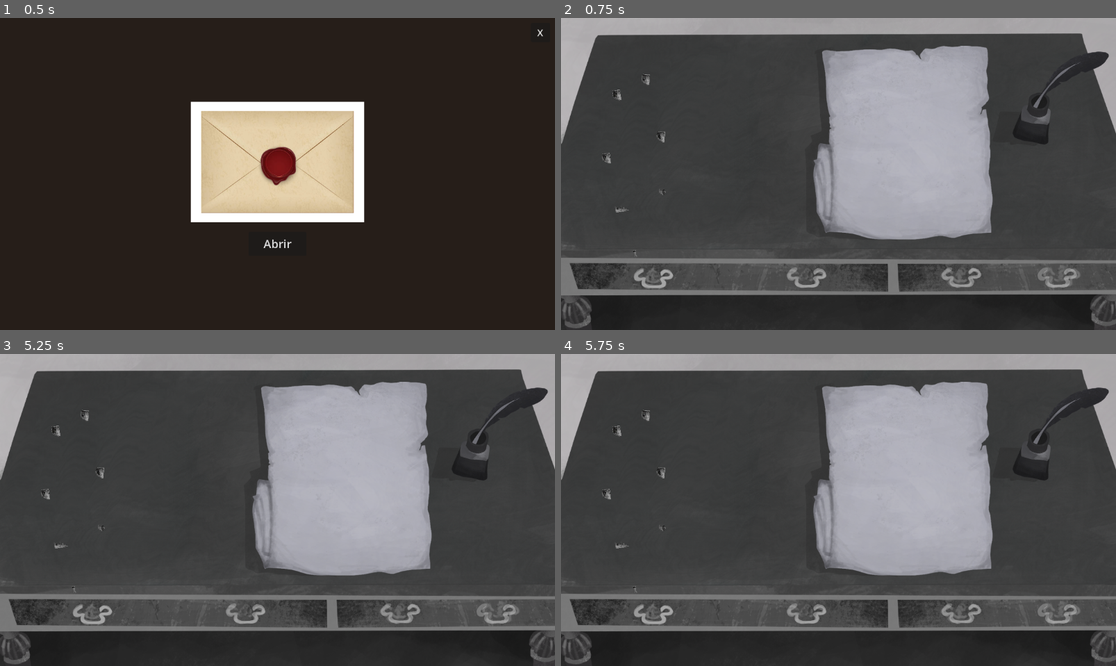
Above: before the commit, frames 1-4 (two rows, left to right).
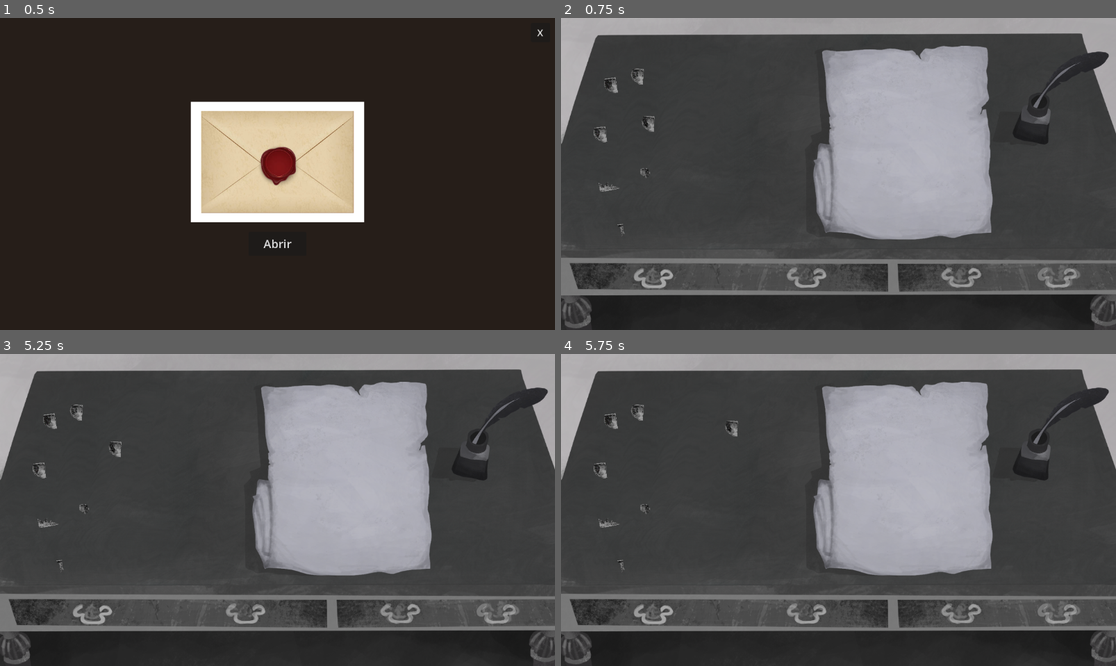
Above: after the commit, the same moments.

Repository: shiarauzo/Lima-game-jam-2026
Game: Godot game, scene res://scenes/main_menu.tscn
Two runs of this game, one before a commit and one after it. Both use one fixed random seed, a clock stepped at 60 frames per second and the inputs below.
Inputs (mouse positions are in pixels of both pictures, inside the frame that each line leads up to):
- Up to frame 1 (0.5 s): no input
- Up to frame 2 (0.75 s): click "Abrir" at 0.5 s
- Up to frame 3 (5.25 s): tap Enter at 1.25, 2.75, 4.25 s; move the mouse to (399, 494) at 1.27 s; click (399, 494) at 1.42 s; tap Space at 2, 3.5, 5 s; drag from (166, 525) to (249, 572) at 2.02 s; move the mouse to (333, 441) at 2.77 s; click (333, 441) at 2.92 s; drag from (249, 572) to (111, 463) at 3.52 s; move the mouse to (444, 556) at 4.27 s; click (444, 556) at 4.42 s; drag from (111, 463) to (194, 432) at 5.02 s
- Up to frame 4 (5.75 s): no input

Frame 1 is identical in both runs. In frame 2, 0.5% of the frame differs, in the area x 5-19%, y 16-77%; in frame 3, 0.5%; in frame 4, 0.5%, in the area x 5-32%, y 16-77%.

Commit message:
add fondo main menu

Diff:
--- a/scenes/secondlevel.gd
+++ b/scenes/secondlevel.gd
@@ -1 +1,31 @@
 extends Control
+
+var dragging: TextureRect = null
+var drag_offset: Vector2 = Vector2.ZERO
+
+func _ready() -> void:
+	for piece in $PuzzlePieces.get_children():
+		piece.mouse_filter = Control.MOUSE_FILTER_STOP
+
+func _input(event: InputEvent) -> void:
+	if event is InputEventMouseButton:
+		if event.button_index == MOUSE_BUTTON_LEFT:
+			if event.pressed:
+				_start_drag(event.position)
+			else:
+				_stop_drag()
+	elif event is InputEventMouseMotion and dragging:
+		dragging.position = event.position - drag_offset
+
+func _start_drag(mouse_pos: Vector2) -> void:
+	var pieces = $PuzzlePieces.get_children()
+	pieces.reverse()
+	for piece in pieces:
+		if piece.get_global_rect().has_point(mouse_pos):
+			dragging = piece
+			drag_offset = mouse_pos - piece.position
+			$PuzzlePieces.move_child(piece, -1)
+			break
+
+func _stop_drag() -> void:
+	dragging = null
--- a/scenes/secondlevel.tscn
+++ b/scenes/secondlevel.tscn
@@ -40,10 +40,10 @@
 
 [node name="Retazo1A" type="TextureRect" parent="PuzzlePieces"]
 layout_mode = 0
-offset_left = 80.0
-offset_top = 120.0
-offset_right = 180.0
-offset_bottom = 220.0
+offset_left = 50.0
+offset_top = 80.0
+offset_right = 200.0
+offset_bottom = 230.0
 rotation = -0.087
 texture = ExtResource("3_retazo1a")
 expand_mode = 1
@@ -51,10 +51,10 @@
 
 [node name="Retazo1B" type="TextureRect" parent="PuzzlePieces"]
 layout_mode = 0
-offset_left = 150.0
-offset_top = 80.0
-offset_right = 250.0
-offset_bottom = 180.0
+offset_left = 120.0
+offset_top = 50.0
+offset_right = 270.0
+offset_bottom = 200.0
 rotation = 0.14
 texture = ExtResource("4_retazo1b")
 expand_mode = 1
@@ -62,10 +62,10 @@
 
 [node name="Retazo1C" type="TextureRect" parent="PuzzlePieces"]
 layout_mode = 0
-offset_left = 60.0
-offset_top = 250.0
-offset_right = 160.0
-offset_bottom = 350.0
+offset_left = 30.0
+offset_top = 180.0
+offset_right = 180.0
+offset_bottom = 330.0
 rotation = -0.052
 texture = ExtResource("5_retazo1c")
 expand_mode = 1
@@ -73,9 +73,9 @@
 
 [node name="Retazo1D" type="TextureRect" parent="PuzzlePieces"]
 layout_mode = 0
-offset_left = 180.0
-offset_top = 200.0
-offset_right = 280.0
+offset_left = 140.0
+offset_top = 150.0
+offset_right = 290.0
 offset_bottom = 300.0
 rotation = 0.105
 texture = ExtResource("6_retazo1d")
@@ -84,10 +84,10 @@
 
 [node name="Retazo2" type="TextureRect" parent="PuzzlePieces"]
 layout_mode = 0
-offset_left = 100.0
-offset_top = 350.0
-offset_right = 200.0
-offset_bottom = 450.0
+offset_left = 60.0
+offset_top = 280.0
+offset_right = 210.0
+offset_bottom = 430.0
 rotation = -0.122
 texture = ExtResource("7_retazo2")
 expand_mode = 1
@@ -95,10 +95,10 @@
 
 [node name="Retazo3" type="TextureRect" parent="PuzzlePieces"]
 layout_mode = 0
-offset_left = 200.0
-offset_top = 320.0
-offset_right = 300.0
-offset_bottom = 420.0
+offset_left = 160.0
+offset_top = 260.0
+offset_right = 310.0
+offset_bottom = 410.0
 rotation = 0.07
 texture = ExtResource("8_retazo3")
 expand_mode = 1
@@ -106,10 +106,10 @@
 
 [node name="Retazo4" type="TextureRect" parent="PuzzlePieces"]
 layout_mode = 0
-offset_left = 130.0
-offset_top = 450.0
-offset_right = 230.0
-offset_bottom = 550.0
+offset_left = 90.0
+offset_top = 380.0
+offset_right = 240.0
+offset_bottom = 530.0
 rotation = -0.07
 texture = ExtResource("9_retazo4")
 expand_mode = 1
Binary file added: assets/fondo_mainmenu.png
Not shown, added: assets/fondo_mainmenu.png.import
